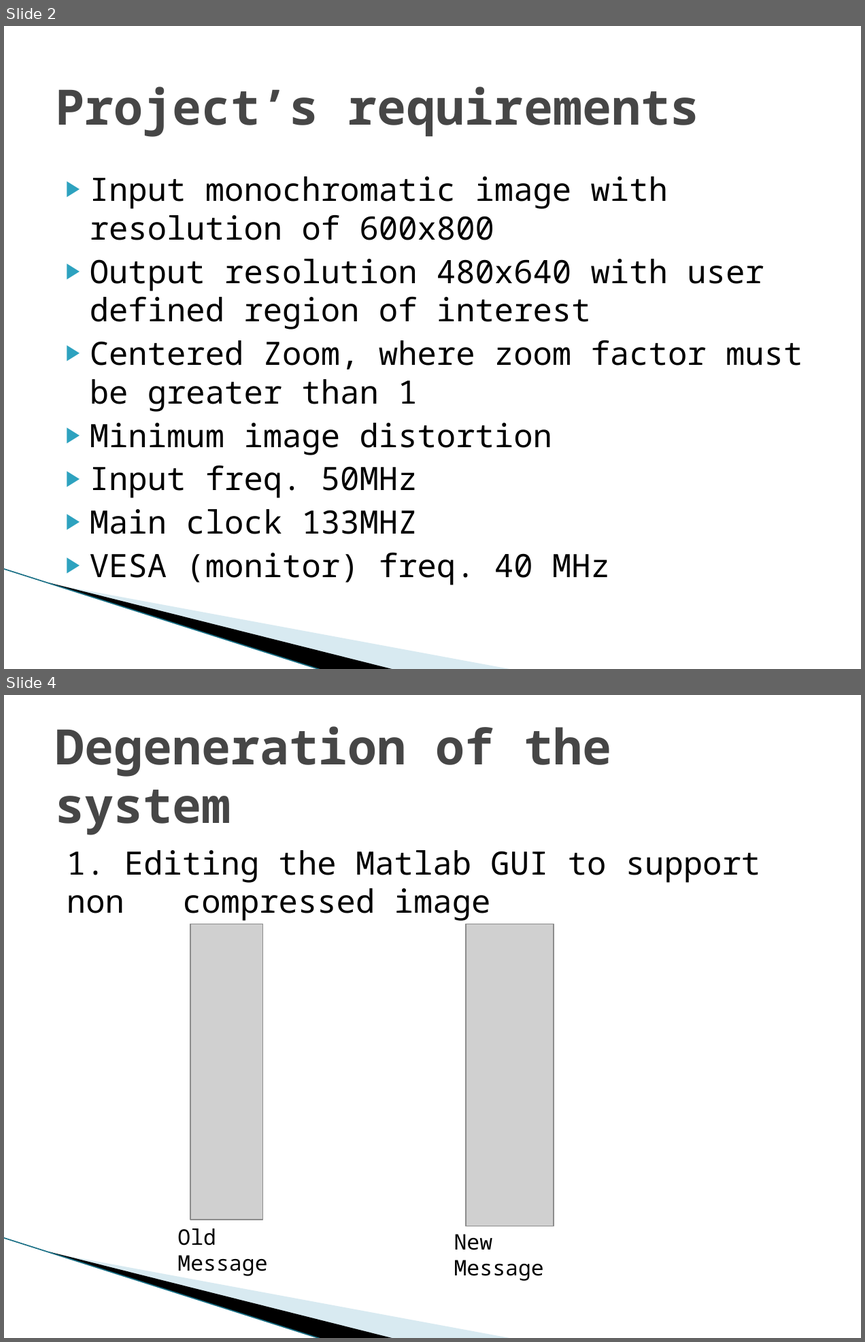
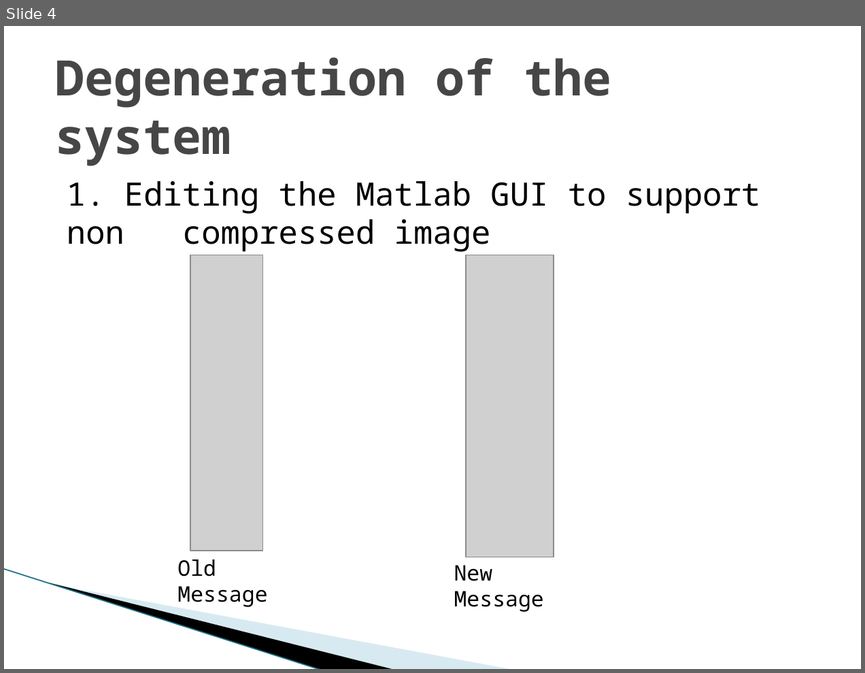
Before and after one commit to shizzz88/image-rotation-technion-ee, a slide deck: Presentation/Mid_Presentation.pptx. Shown one above the other, each under a label of ours: slides 2 and 4 before the commit, slide 4 after it; the slides between them are not shown. The pictures are 865x1342 and 865x673 pixels, drawn with LibreOffice and Linux fonts; fonts in the diff are those of the drawing; grey boxes stand for pictures; background and template pictures are left out. Boxes give left, top, right and bottom in pixels: in the first picture for what was removed or moved away, otherwise in the second. Text is boxed around its words. In the diff, an @@ line names an element or a change of style, - is before the commit and + after.

```diff
--- a/Presentation/Mid_Presentation.pptx
+++ b/Presentation/Mid_Presentation.pptx
@@ slide 2 removed at [4,26,861,669], background #FFFFFF; not listed: 3 template elements that a slide beside it also shows @@
@@ title removed at [55,87,699,137] @@
-Project’s requirements
@@ text removed at [90,176,802,585] @@
-▶ Input monochromatic image with resolution of 600x800
-▶ Output resolution 480x640 with user defined region of interest
-▶ Centered Zoom, where zoom factor must be greater than 1
-▶ Minimum image distortion
-▶ Input freq. 50MHz
-▶ Main clock 133MHZ
-▶ VESA (monitor) freq. 40 MHz
```
Also in this commit, not shown: 4 slides changed, 1 slide added, 1 other slide removed.
